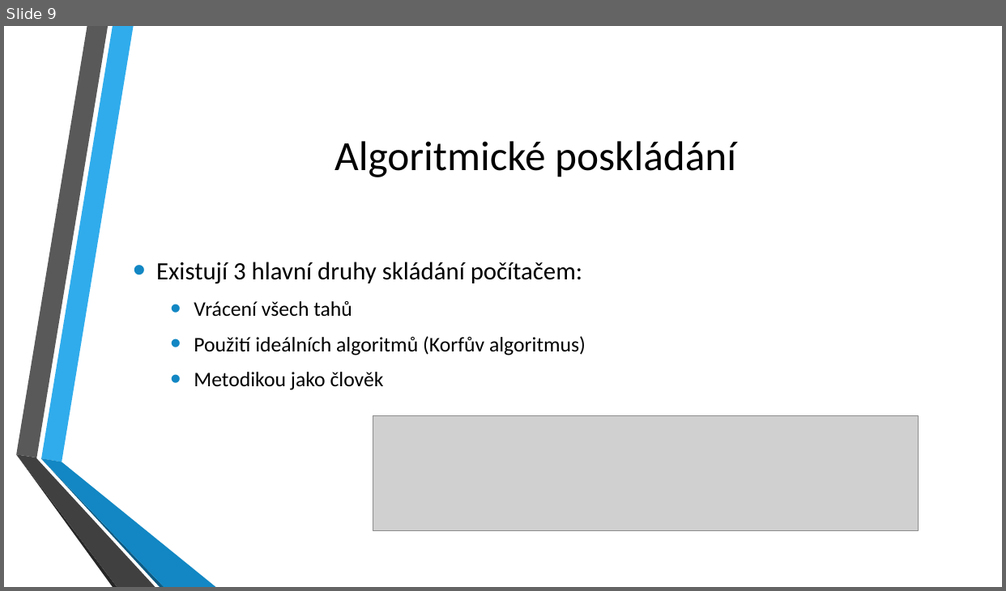
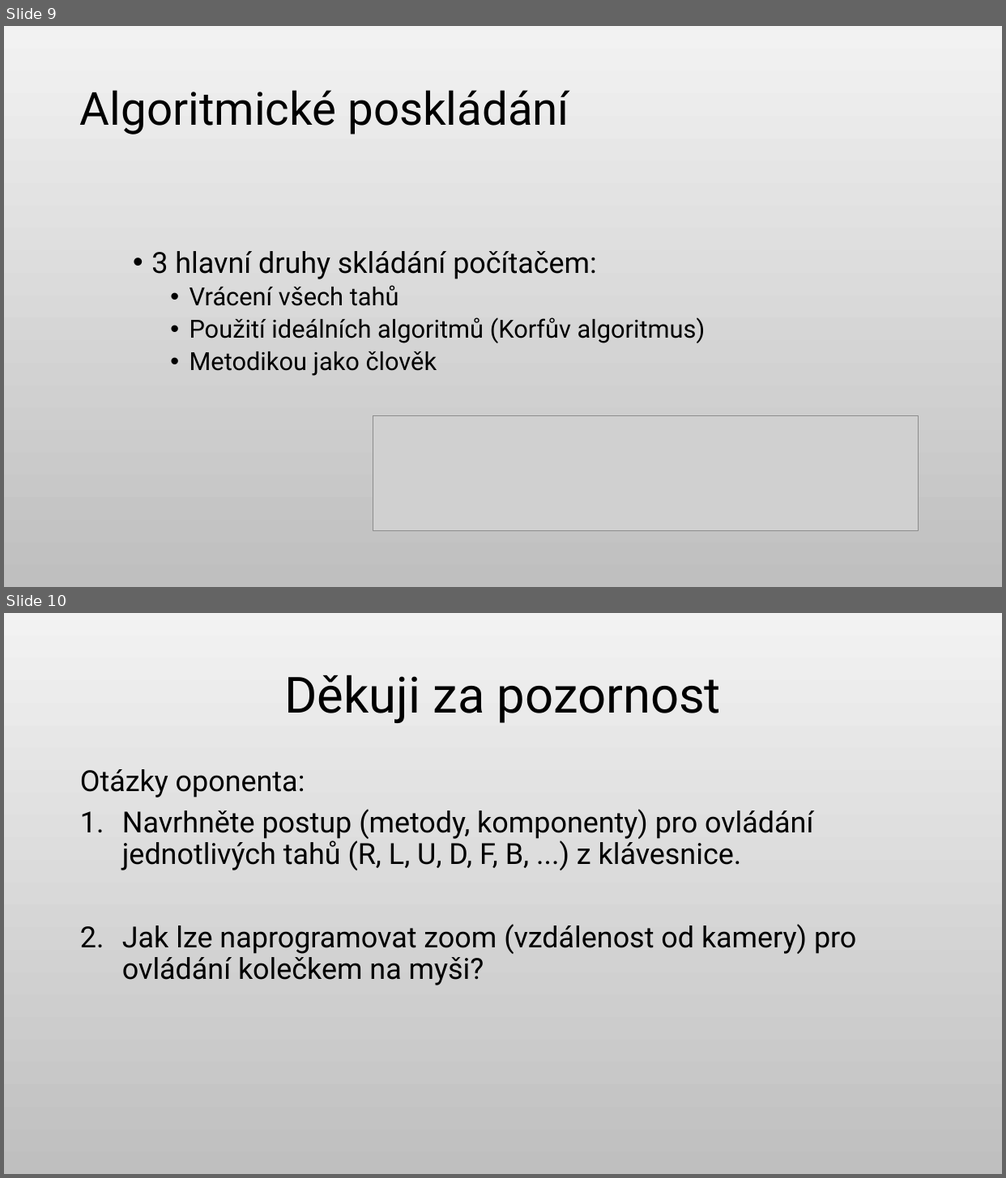
Before and after one commit to KurtinLukas/Rubiks-cube-ROP, a slide deck: ROP Kurtin prezentace.pptx. Shown one above the other, each under a label of ours: slide 9 before the commit, slides 9 and 10 after it. The pictures are 1006x591 and 1006x1178 pixels, drawn with LibreOffice and Linux fonts; fonts in the diff are those of the drawing; grey boxes stand for pictures; background and template pictures are left out. Boxes give left, top, right and bottom in pixels: in the first picture for what was removed or moved away, otherwise in the second. Text is boxed around its words. In the diff, an @@ line names an element or a change of style, - is before the commit and + after.

```diff
--- a/ROP Kurtin prezentace.pptx
+++ b/ROP Kurtin prezentace.pptx
@@ slide 10 added at (x1=4, y1=613, x2=1002, y2=1174), background gradient #F2F2F2 to #BFBFBF @@
@@ title added at (x1=284, y1=675, x2=721, y2=723), 48 pt, text #000000 @@
+Děkuji za pozornost
@@ text added at (x1=80, y1=769, x2=856, y2=986), 28 pt, text #000000 @@
+Otázky oponenta:
+1. Navrhněte postup (metody, komponenty) pro ovládání jednotlivých tahů (R, L, U, D, F, B, ...) z klávesnice.
+2. Jak lze naprogramovat zoom (vzdálenost od kamery) pro ovládání kolečkem na myši?
@@ slide 9 changed as well @@
@@ background picture (left out) to gradient #F2F2F2 to #BFBFBF @@
@@ title "Algoritmické poskládání" moved from (x1=334, y1=141, x2=736, y2=177) to (x1=80, y1=90, x2=569, y2=135) @@
@@ title "Algoritmické poskládání" at (x1=80, y1=90, x2=569, y2=135): size 40 to 44 pt, font Calibri to Roboto; alignment centre to left; line spacing 1 to 0.9 @@
@@ text "3 hlavní druhy skládání počítačem:" at (x1=151, y1=251, x2=705, y2=376): vertical alignment middle to top @@
@@ text at (x1=151, y1=251, x2=597, y2=280): text changed; size 24 to 28 pt; font Calibri to Roboto @@
-• Existují 3 hlavní druhy skládání počítačem:
+• 3 hlavní druhy skládání počítačem:
@@ text at (x1=189, y1=285, x2=705, y2=376): size 20 to 24 pt, font Calibri to Roboto in "Vrácení všech tahů", "Použití ideálních algoritmů (Korfův algoritmus)", "Metodikou jako člověk"; indent changed; line spacing 1 to 0.9; less space between paragraphs @@
@@ group removed at (x1=16, y1=26, x2=216, y2=587): 6 freeform shapes @@
```
Also in this commit, not shown: 7 other slides changed, 1 other slide added, 2 slides removed, 5 other files.
